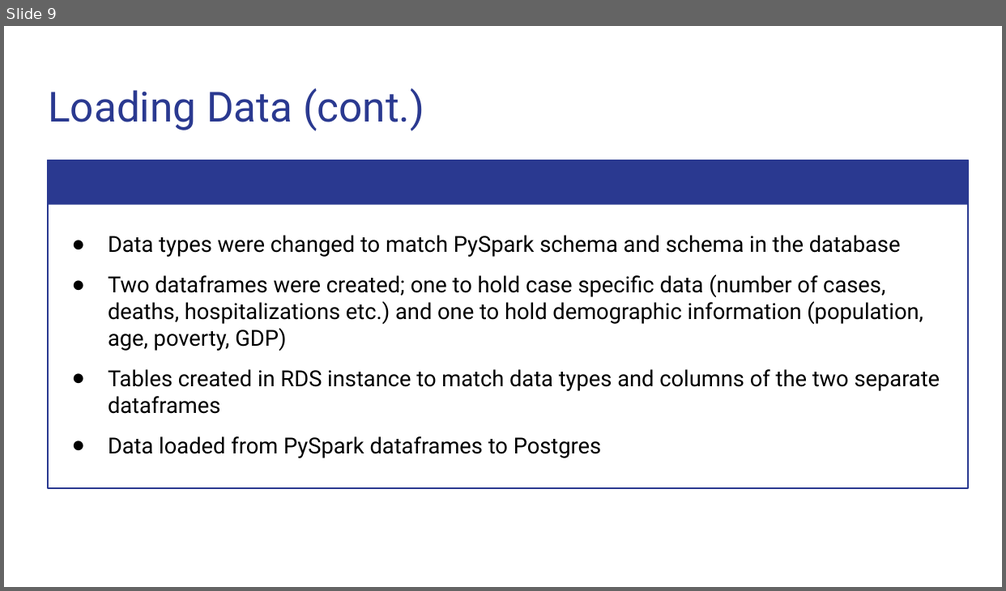
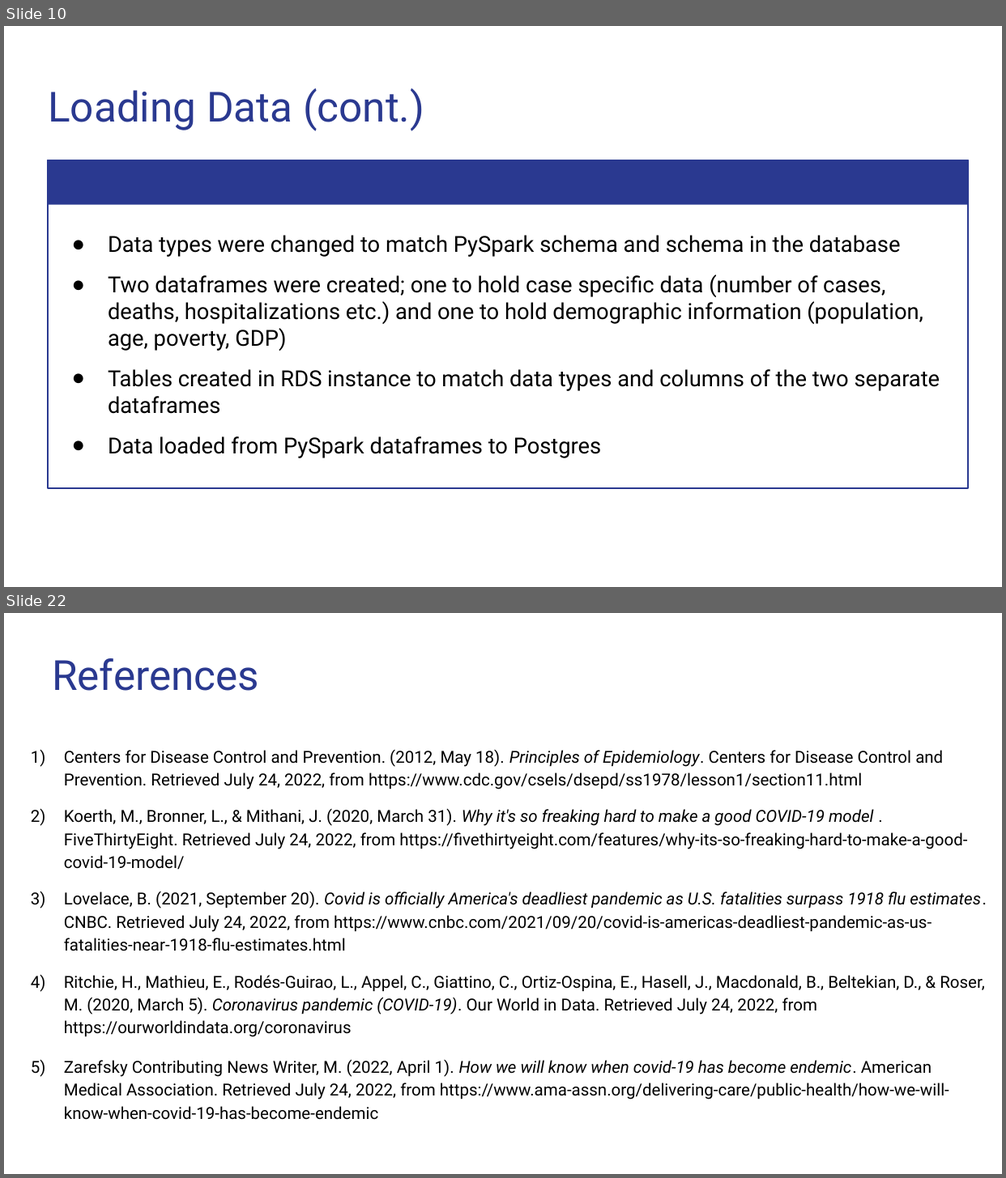
Before and after one commit to Magzzie/COVID-19_Analysis, a slide deck: COVID-19 Analysis.pptx. Shown one above the other, each under a label of ours: slide 9 before the commit, slides 10 and 22 after it; the slides between them are not shown. The pictures are 1006x591 and 1006x1178 pixels, drawn with LibreOffice and Linux fonts; fonts in the diff are those of the drawing. Boxes give left, top, right and bottom in pixels: in the first picture for what was removed or moved away, otherwise in the second. Text is boxed around its words. In the diff, an @@ line names an element or a change of style, - is before the commit and + after.

```diff
--- a/COVID-19 Analysis.pptx
+++ b/COVID-19 Analysis.pptx
@@ slide 22 added at [4, 613, 1002, 1174], background #FFFFFF @@
@@ title added at [52, 658, 259, 691], 30 pt, text #2A3990 @@
+References
@@ text added at [64, 750, 987, 1120], 12 pt, text #000000 @@
+1) Centers for Disease Control and Prevention. (2012, May 18). Principles of Epidemiology. Centers for Disease Control and Prevention. Retrieved July 24, 2022, from https://www.cdc.gov/csels/dsepd/ss1978/lesson1/section11.html
+2) Koerth, M., Bronner, L., & Mithani, J. (2020, March 31). Why it's so freaking hard to make a good COVID-19 model . FiveThirtyEight. Retrieved July 24, 2022, from https://fivethirtyeight.com/features/why-its-so-freaking-hard-to-make-a-good-covid-19-model/
+3) Lovelace, B. (2021, September 20). Covid is officially America's deadliest pandemic as U.S. fatalities surpass 1918 flu estimates. CNBC. Retrieved July 24, 2022, from https://www.cnbc.com/2021/09/20/covid-is-americas-deadliest-pandemic-as-us-fatalities-near-1918-flu-estimates.html
+4) Ritchie, H., Mathieu, E., Rodés-Guirao, L., Appel, C., Giattino, C., Ortiz-Ospina, E., Hasell, J., Macdonald, B., Beltekian, D., & Roser, M. (2020, March 5). Coronavirus pandemic (COVID-19). Our World in Data. Retrieved July 24, 2022, from https://ourworldindata.org/coronavirus
+5) Zarefsky Contributing News Writer, M. (2022, April 1). How we will know when covid-19 has become endemic. American Medical Association. Retrieved July 24, 2022, from https://www.ama-assn.org/delivering-care/public-health/how-we-will-know-when-covid-19-has-become-endemic
@@ what was slide 9 is now slide 10 @@
```
Also in this commit, not shown: 8 slides changed, 10 other slides added, 5 slides removed.
